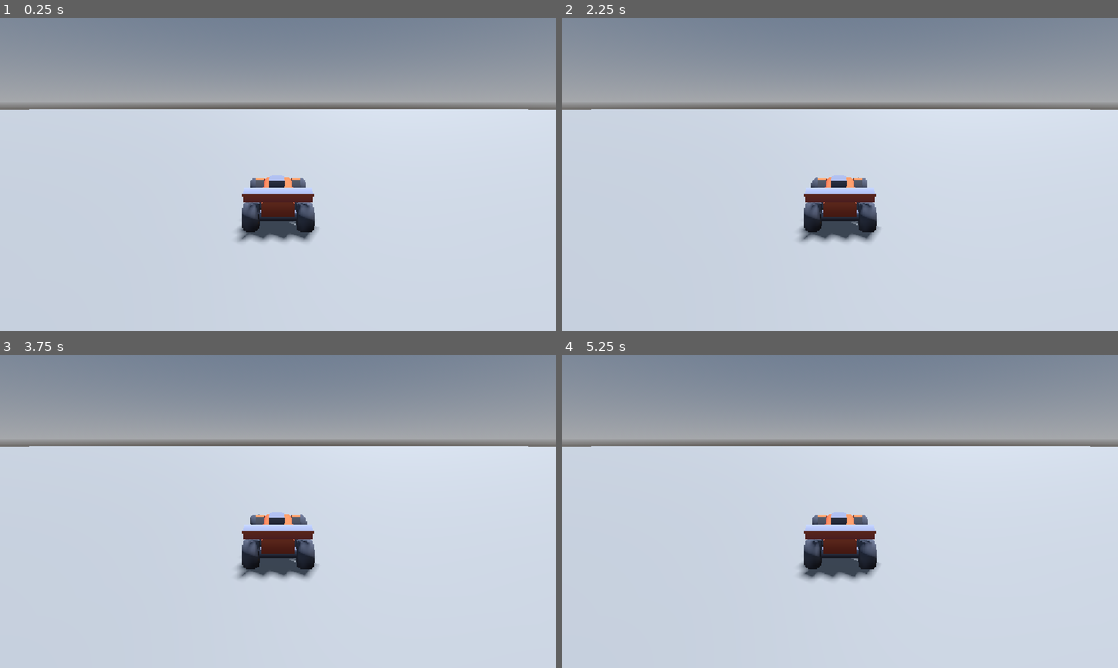
Above: before the commit, frames 1-4 (two rows, left to right).
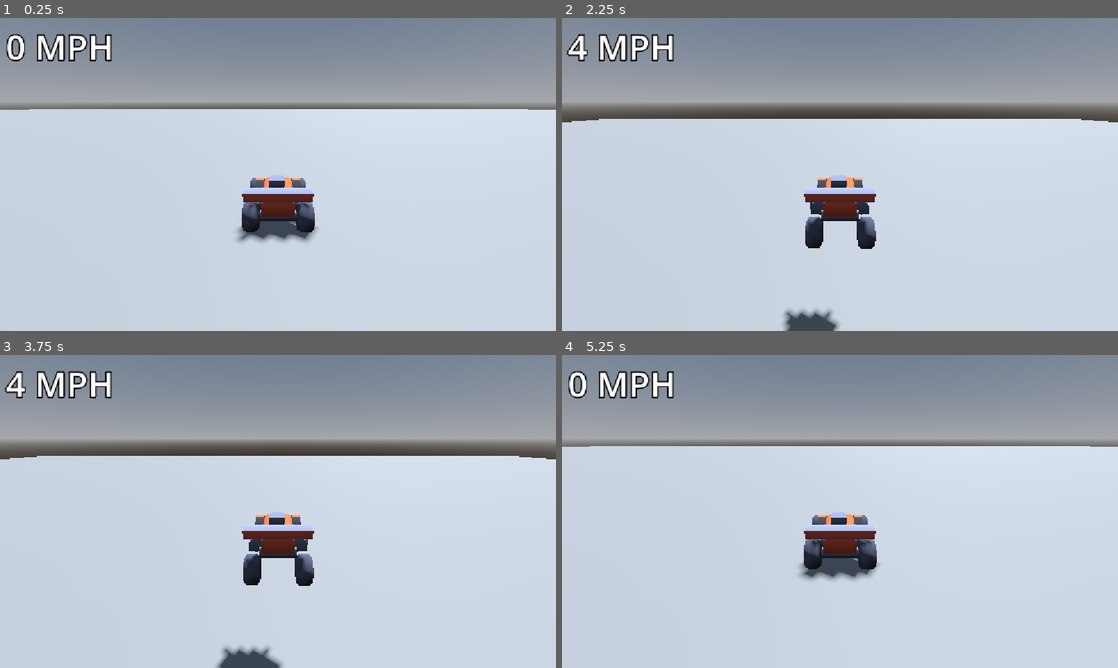
Above: after the commit, the same moments.

Repository: tomTTFB/GodotGame
Game: Godot game, scene res://game.tscn
Two runs of this game, one before a commit and one after it. Both use one fixed random seed, a clock stepped at 60 frames per second and the inputs below.
Inputs (mouse positions are in pixels of both pictures, inside the frame that each line leads up to):
- Up to frame 1 (0.25 s): no input
- Up to frame 2 (2.25 s): tap Enter at 0.5 s; move the mouse to (962, 158) at 0.52 s; hold Right (ui_right) 0.53-1.25 s; tap Alt at 0.6, 2.1 s; click (962, 158) at 0.67 s; drag from (728, 190) to (812, 237) at 1.27 s; tap R (reset, bound only after the commit) at 2 s; move the mouse to (895, 105) at 2.02 s; hold Right (ui_right) from 2.03 s (still down)
- Up to frame 3 (3.75 s): release Right (ui_right) at 2.75 s; drag from (250, 574) to (111, 464) at 2.77 s; tap R (reset, bound only after the commit) at 3.5 s; move the mouse to (444, 558) at 3.52 s; hold Left (ui_left) from 3.53 s (still down); tap Alt at 3.6 s
- Up to frame 4 (5.25 s): tap R (reset, bound only after the commit) at 4.15 s; release Left (ui_left) at 4.25 s; drag from (673, 464) to (756, 433) at 4.27 s; move the mouse to (867, 511) at 5.02 s; hold Down (ui_down) from 5.03 s (still down); tap Alt at 5.1 s; click (867, 511) at 5.17 s

The runs differ from the first frame. In frame 1, 1.0% of the frame differs, in the area x 1-21%, y 5-14%; in frame 2, 6.1%; in frame 3, 6.1%, in the area x 0-100%, y 5-100%; in frame 4, 1.0%.

Commit message:
added MPH readout

Diff:
--- a/game.tscn
+++ b/game.tscn
@@ -1,24 +1,8 @@
 [gd_scene format=4 uid="uid://s26j3pp7883r"]
 
+[ext_resource type="Script" uid="uid://hlnpeb5a6fwf" path="res://scripts/car.gd" id="1_e2o6t"]
 [ext_resource type="Texture2D" uid="uid://buncq41t26a0e" path="res://kenney_toy-car-kit/Models/FBX format/Textures/colormap.png" id="2_e2o6t"]
-
-[sub_resource type="GDScript" id="GDScript_80nbo"]
-script/source = "extends VehicleBody3D
-
-@export var max_engine_force := 150.0
-@export var max_brake := 5.0
-@export var max_steer := 0.5   # radians, about 28 degrees
-@export var steer_speed := 1.0
-
-func _physics_process(delta: float) -> void:
-	var throttle := Input.get_axis(\"ui_up\", \"ui_down\")
-	engine_force = throttle * max_engine_force
-
-	var target_steer := Input.get_axis(\"ui_right\", \"ui_left\") * max_steer
-	steering = move_toward(steering, target_steer, steer_speed * delta)
-
-	brake = max_brake if Input.is_action_pressed(\"ui_accept\") else 0.0
-"
+[ext_resource type="Script" uid="uid://bami4pukrv351" path="res://scripts/SpeedLabel.gd" id="3_feb5d"]
 
 [sub_resource type="StandardMaterial3D" id="StandardMaterial3D_b2ljd"]
 resource_name = "colormap"
@@ -212,6 +196,11 @@
 background_mode = 2
 sky = SubResource("Sky_ob04f")
 
+[sub_resource type="LabelSettings" id="LabelSettings_feb5d"]
+font_size = 72
+outline_size = 11
+outline_color = Color(0, 0, 0, 1)
+
 [node name="Node3D" type="Node3D" unique_id=792607889]
 
 [node name="DirectionalLight3D" type="DirectionalLight3D" parent="." unique_id=202623337]
@@ -219,7 +208,7 @@
 shadow_enabled = true
 
 [node name="Car" type="VehicleBody3D" parent="." unique_id=1410756196]
-script = SubResource("GDScript_80nbo")
+script = ExtResource("1_e2o6t")
 
 [node name="vehicle-speedster" type="Node3D" parent="Car" unique_id=25386688]
 
@@ -279,3 +268,15 @@
 
 [node name="WorldEnvironment" type="WorldEnvironment" parent="." unique_id=389684952]
 environment = SubResource("Environment_gb0x2")
+
+[node name="CanvasGroup" type="CanvasGroup" parent="." unique_id=1109121845]
+
+[node name="Label" type="Label" parent="CanvasGroup" unique_id=195044051 node_paths=PackedStringArray("car")]
+offset_left = 12.0
+offset_top = 10.0
+offset_right = 236.0
+offset_bottom = 127.0
+text = "0 MPH"
+label_settings = SubResource("LabelSettings_feb5d")
+script = ExtResource("3_feb5d")
+car = NodePath("../../Car")
--- a/project.godot
+++ b/project.godot
@@ -24,6 +24,19 @@
 
 enabled=PackedStringArray("res://addons/godot_super-wakatime/plugin.cfg")
 
+[input]
+
+brake={
+"deadzone": 0.2,
+"events": [Object(InputEventKey,"resource_local_to_scene":false,"resource_name":"","device":16,"window_id":0,"alt_pressed":false,"shift_pressed":false,"ctrl_pressed":false,"meta_pressed":false,"pressed":false,"keycode":0,"physical_keycode":32,"key_label":0,"unicode":0,"location":0,"echo":false,"script":null)
+]
+}
+reset={
+"deadzone": 0.2,
+"events": [Object(InputEventKey,"resource_local_to_scene":false,"resource_name":"","device":16,"window_id":0,"alt_pressed":false,"shift_pressed":false,"ctrl_pressed":false,"meta_pressed":false,"pressed":false,"keycode":0,"physical_keycode":82,"key_label":0,"unicode":0,"location":0,"echo":false,"script":null)
+]
+}
+
 [physics]
 
 3d/physics_engine="Jolt Physics"
--- /dev/null
+++ b/scripts/SpeedLabel.gd
@@ -0,0 +1,9 @@
+extends Label
+
+@export var car: VehicleBody3D
+
+func _process(_delta: float) -> void:
+	if car == null:
+		return
+	var mph := car.linear_velocity.length() * 2.237
+	text = "%d MPH" % mph
--- a/scripts/car.gd
+++ b/scripts/car.gd
@@ -1,13 +1,13 @@
 extends VehicleBody3D
 
-@export var max_engine_force := 1500.0 ##max speed
+@export var max_engine_force := 150.0 ##max speed
 @export var max_brake := 40.0 ##max brake speed
 @export var max_steer := 0.5 ##max speed steer
-@export var steer_speed := 3.0 ##speed car steers at
+@export var steer_speed := 2.0 ##speed car steers at
 
 func _physics_process(delta: float) -> void:
-	var throttle := Input.get_axis("brake", "accelerate")
-	var steer_input := Input.get_axis("steer_right", "steer_left")
+	var throttle := Input.get_axis("ui_up", "ui_down")
+	var steer_input := Input.get_axis("ui_right", "ui_left")
 
 	steering = move_toward(steering, steer_input * max_steer, steer_speed * delta)
 
@@ -19,7 +19,7 @@
 		engine_force = throttle * max_engine_force ## s when stopped = reverse
 		brake = 0.0
 
-	if Input.is_action_pressed("handbrake"):
+	if Input.is_action_pressed("brake"):
 		brake = max_brake
 
 	if Input.is_action_just_pressed("reset"):
Not shown, added: scripts/SpeedLabel.gd.uid
